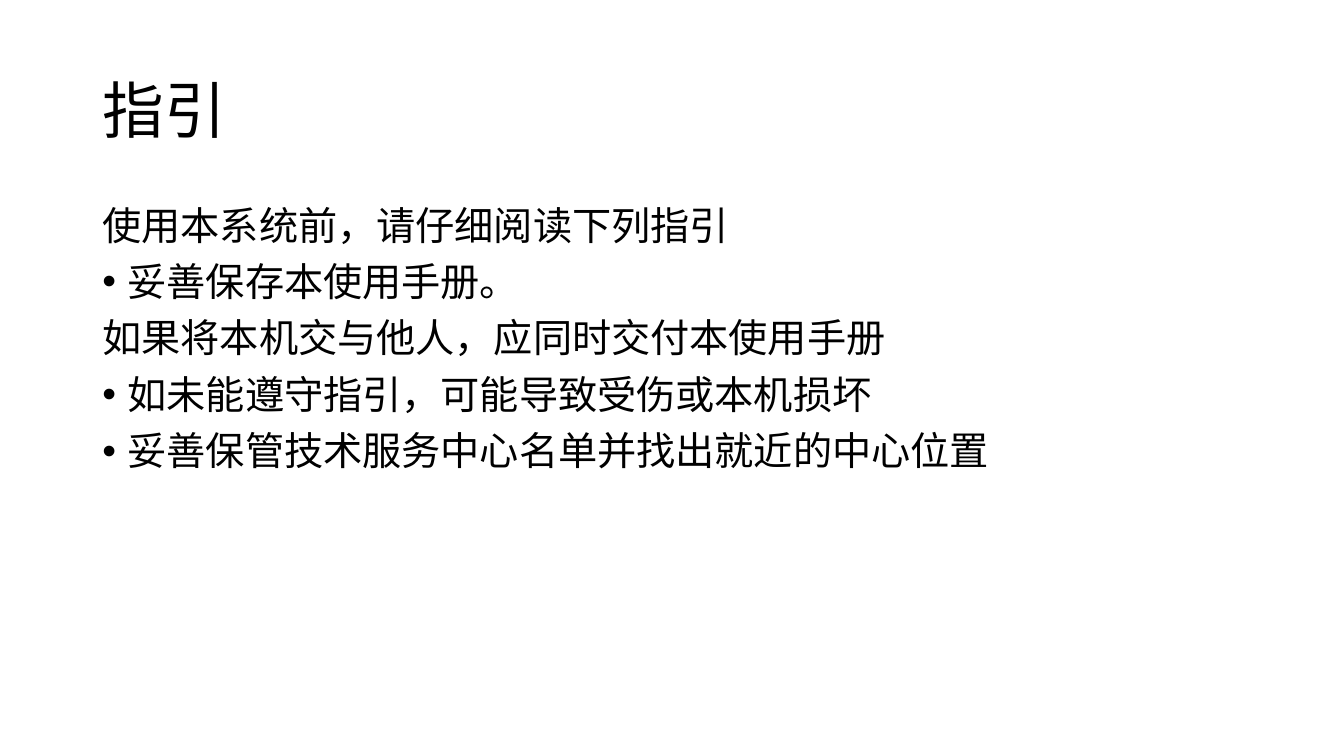
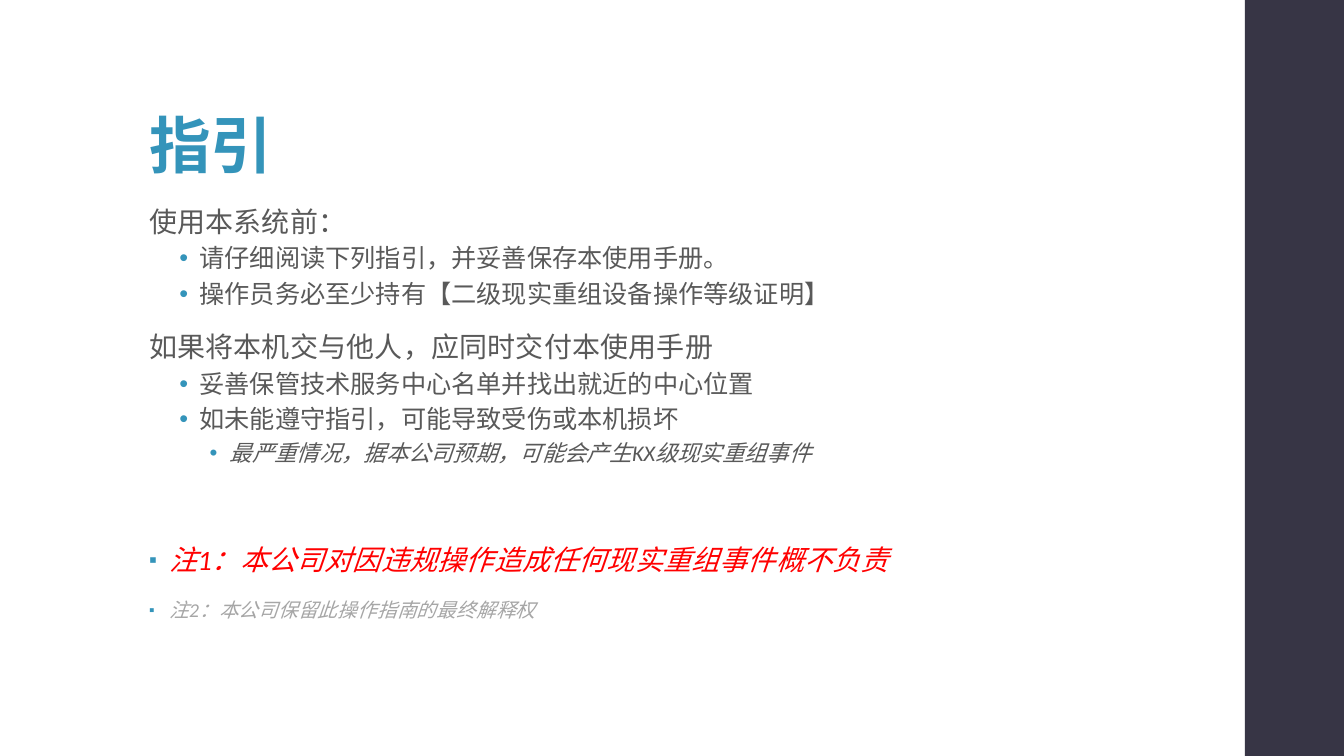
Before and after one commit to syx007/GamePlayGround, a slide deck: slide 3 of document/ROOT 操作指南.pptx. Drawn at 1344x756 pixels with LibreOffice and Linux fonts; fonts in the diff are those of the drawing. Boxes give left, top, right and bottom in pixels: in the first picture for what was removed or moved away, otherwise in the second. Text is boxed around its words. In the diff, an @@ line names an element or a change of style, - is before the commit and + after.

```diff
--- a/document/ROOT 操作指南.pptx
+++ b/document/ROOT 操作指南.pptx
@@ title "指引": place and size @@
-title "指引" at (102, 81, 225, 138)
+title "指引" at (149, 115, 272, 174)
@@ title "指引" at (149, 115, 272, 174): text colour #000000 to #3494BA, letter spacing 0 to -0.5 pt, bold on; vertical alignment middle to bottom @@
@@ rectangle added at (1245, 0, 1344, 756), fill #373545 @@
@@ text "使用本系统前：": place and size @@
-text "使用本系统前：" at (102, 207, 989, 469)
+text "使用本系统前：" at (149, 208, 889, 619)
@@ text at (149, 208, 830, 305): text changed; size 28 to 18 pt; text colour #000000 to #595959 @@
-使用本系统前，请仔细阅读下列指引
-• 妥善保存本使用手册。
+使用本系统前：
+  • 请仔细阅读下列指引，并妥善保存本使用手册。
+  • 操作员务必至少持有【二级现实重组设备操作等级证明】
@@ text at (149, 333, 713, 431): size 28 to 20 pt, letter spacing 0 to 0.1 pt in "如果将本机交与他人，应同时交付本使用手册"; text colour #000000 to #595959 in "如果将本机交与他人，应同时交付本使用手册", "如未能遵守指引，可能导致受伤或本机损坏"; size 28 to 18 pt in "如未能遵守指引，可能导致受伤或本机损坏"; line spacing 0.9 to 0.95; more space between paragraphs; list level 1 to 2 in "如未能遵守指引，可能导致受伤或本机损坏" @@
@@ text at (200, 372, 754, 395): paragraph added @@
+  • 妥善保管技术服务中心名单并找出就近的中心位置
@@ text at (169, 442, 889, 619): text changed; size 28 to 16 pt; text colour #000000 to #595959; italic on @@
-• 妥善保管技术服务中心名单并找出就近的中心位置
+    • 最严重情况，据本公司预期，可能会产生KX级现实重组事件
+▪ 注1：本公司对因违规操作造成任何现实重组事件概不负责
+▪ 注2：本公司保留此操作指南的最终解释权
```
Also in this commit, not shown: 13 other slides changed, 1 slide added, 1 slide removed.
